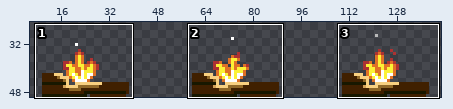
Sprite sheet: vagrant/assets/art/fire.png. The picture above shows the old version from afar; the outline marks the close-up.
Close-up. Before the commit:
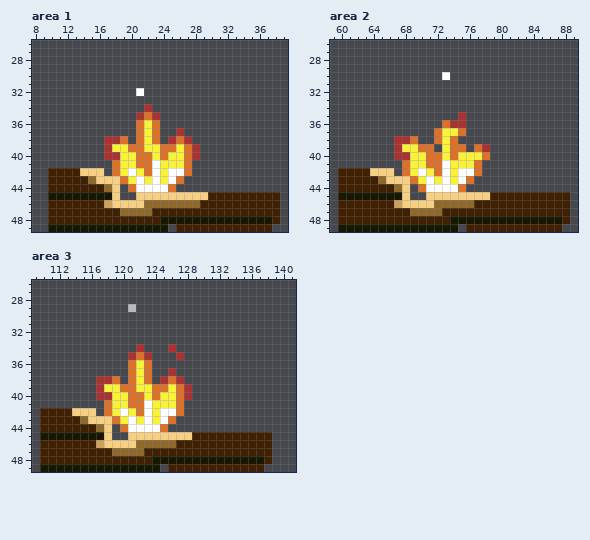
The file is 150x50 pixels. Shown: area 1: x 8..39, y 26..49; area 2: x 59..89, y 26..49; area 3: x 109..141, y 26..49. The wide view leaves out empty margins.
Once edited:
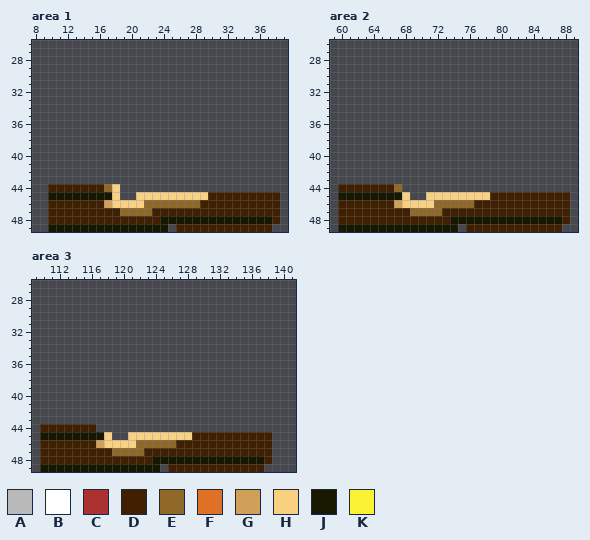
Palette (. is transparent): A #b9b9b9  B #ffffff  C #ac3232  D #402000  E #906828  F #df7126  G #d0a058  H #f8d080  J #181800  K #fbf236
The edit:
Area 1:
y 32: x 21 B -> .
y 34: x 22 C -> .
y 35: x 21..23 CFC -> ...
y 36: x 21..23 FKF -> ...
y 37: x 21..23 FKF -> ...; x 26 C -> .
y 38: x 17..19 CCF -> ...; x 21..23 FKF -> ...; x 25..27 CFC -> ...
y 39: x 17..28 CKKFFKKFFKFC -> ............
y 40: x 17..28 CCKKFFKFKKFC -> ............
y 41: x 18..27 FKKFFBKKKF -> ..........
y 42: x 10..16 DDDDHHH -> .......; x 18..27 FKBKFBKBBF -> ..........
y 43: x 10..26 DDDDDEHHHFKBKBKBF -> .................
y 44: x 20..25 FBBBBF -> ......
Area 2:
y 30: x 73 B -> .
y 35: x 75 C -> .
y 36: x 73..75 FCC -> ...
y 37: x 72..75 FKKF -> ....
y 38: x 67..69 CCF -> ...; x 72..74 FKF -> ...
y 39: x 67..71 CKKFF -> .....; x 73..75 KFF -> ...; x 77..78 FC -> ..
y 40: x 67..78 CCKKFFKFKKKF -> ............
y 41: x 68..77 FKKFFBKKKF -> ..........
y 42: x 60..66 DDDDHHH -> .......; x 68..77 FKBKFBKBBF -> ..........
y 43: x 60..76 DDDDDEHHHFKBKBKBF -> .................
y 44: x 68 H -> .; x 70..75 FBBBBF -> ......
Area 3:
y 29: x 121 A -> .
y 34: x 122 C -> .; x 126 C -> .
y 35: x 121..123 CFC -> ...; x 127 C -> .
y 36: x 121..123 FKF -> ...
y 37: x 121..123 FKF -> ...; x 126 C -> .
y 38: x 117..119 CCF -> ...; x 121..123 FKF -> ...; x 125..127 CFC -> ...
y 39: x 117..128 CKKFFKKFFKFC -> ............
y 40: x 117..128 CCKKFFKFKKFC -> ............
y 41: x 118..127 FKKFFBKKKF -> ..........
y 42: x 110..116 DDDDHHH -> .......; x 118..127 FKBKFBKBBF -> ..........
y 43: x 110..126 DDDDDEHHHFKBKBKBF -> .................
y 44: x 117..118 EH -> ..; x 120..125 FBBBBF -> ......
Pixel boxes of the changes (left, top, right, bottom) in both close-ups:
erased: (48, 88, 200, 192)
erased: (442, 72, 450, 80)
erased: (338, 112, 490, 192)
erased: (40, 304, 192, 432)
